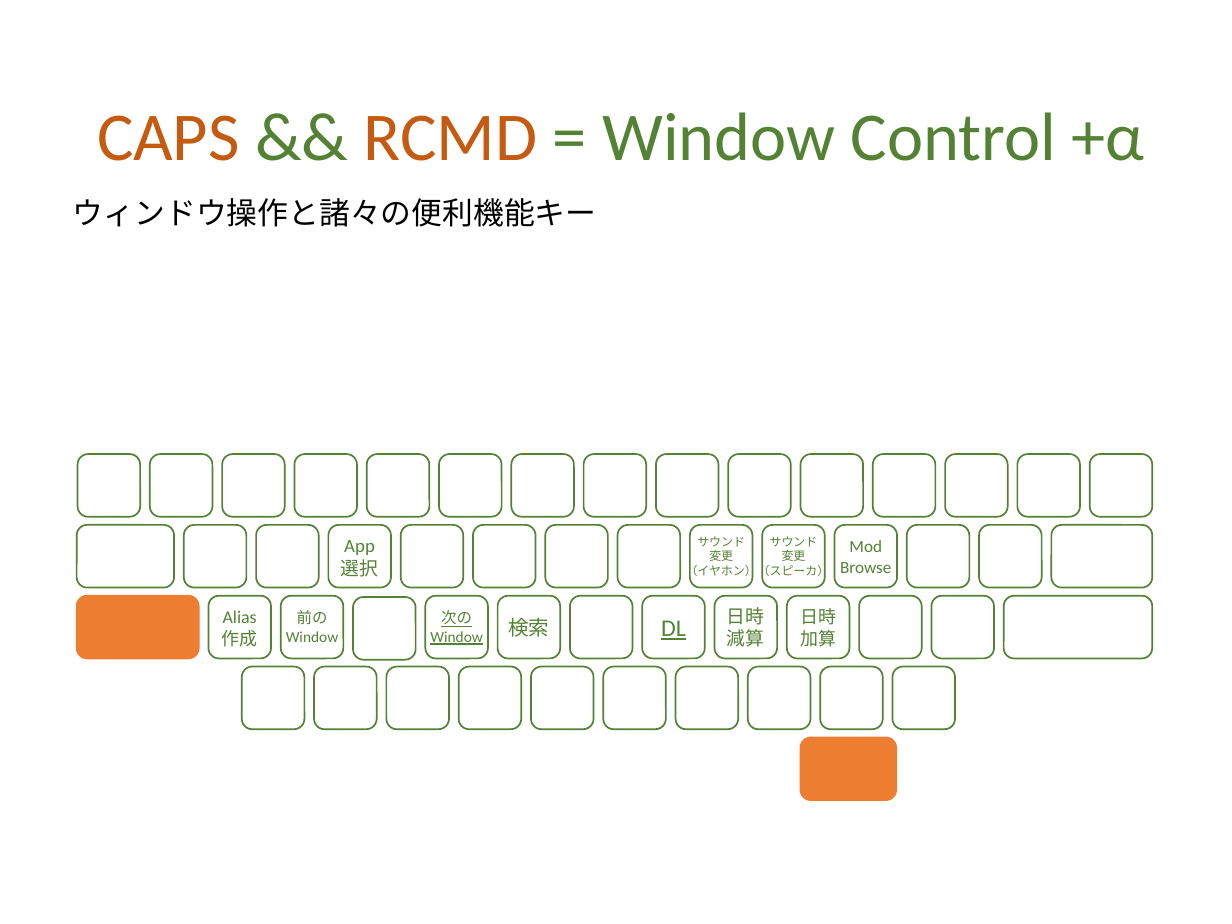
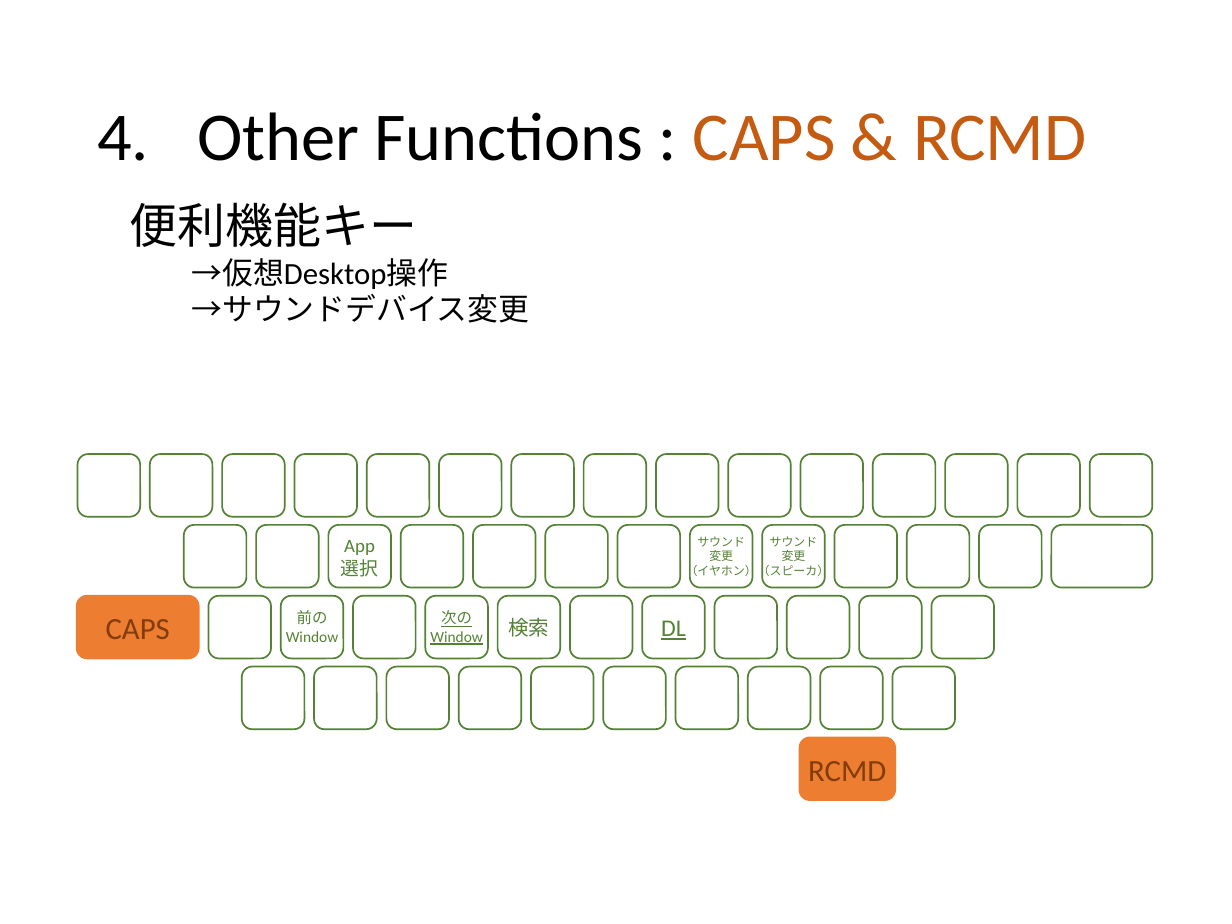
Before and after one commit to ittooo66/myAHK, a slide deck: slide 9 of MANUAL.pptx. Drawn at 1232x924 pixels with LibreOffice and Linux fonts; fonts in the diff are those of the drawing. Boxes give left, top, right and bottom in pixels: in the first picture for what was removed or moved away, otherwise in the second. Text is boxed around its words. In the diff, an @@ line names an element or a change of style, - is before the commit and + after.

```diff
--- a/MANUAL.pptx
+++ b/MANUAL.pptx
@@ title at [197,112,1086,161]: text changed; text colour #548235 to #000000 @@
-CAPS && RCMD = Window Control +α
+4. Other Functions : CAPS & RCMD
@@ text removed at [73,198,597,227] @@
-ウィンドウ操作と諸々の便利機能キー
@@ text added at [130,202,530,323], 18 pt, text #000000 @@
+    便利機能キー
+      →仮想Desktop操作
+      →サウンドデバイス変更
@@ rounded rectangle removed at [76,525,174,588] @@
@@ text in rounded rectangle at [840,540,891,573]: text removed @@
-Mod
-Browse
@@ rounded rectangle removed at [1004,596,1153,659] @@
@@ text in rounded rectangle at [106,619,170,639]: text added @@
+CAPS
@@ text in rounded rectangle at [222,610,258,647]: text removed @@
-Alias
-作成
@@ text in rounded rectangle at [727,607,765,647]: text removed @@
-日時
-減算
@@ text in rounded rectangle at [800,608,836,647]: text removed @@
-日時
-加算
@@ text in rounded rectangle at [808,761,886,781]: text added @@
+RCMD
```
Also in this commit, not shown: 10 other slides changed, 5 slides added, 1 slide removed.
